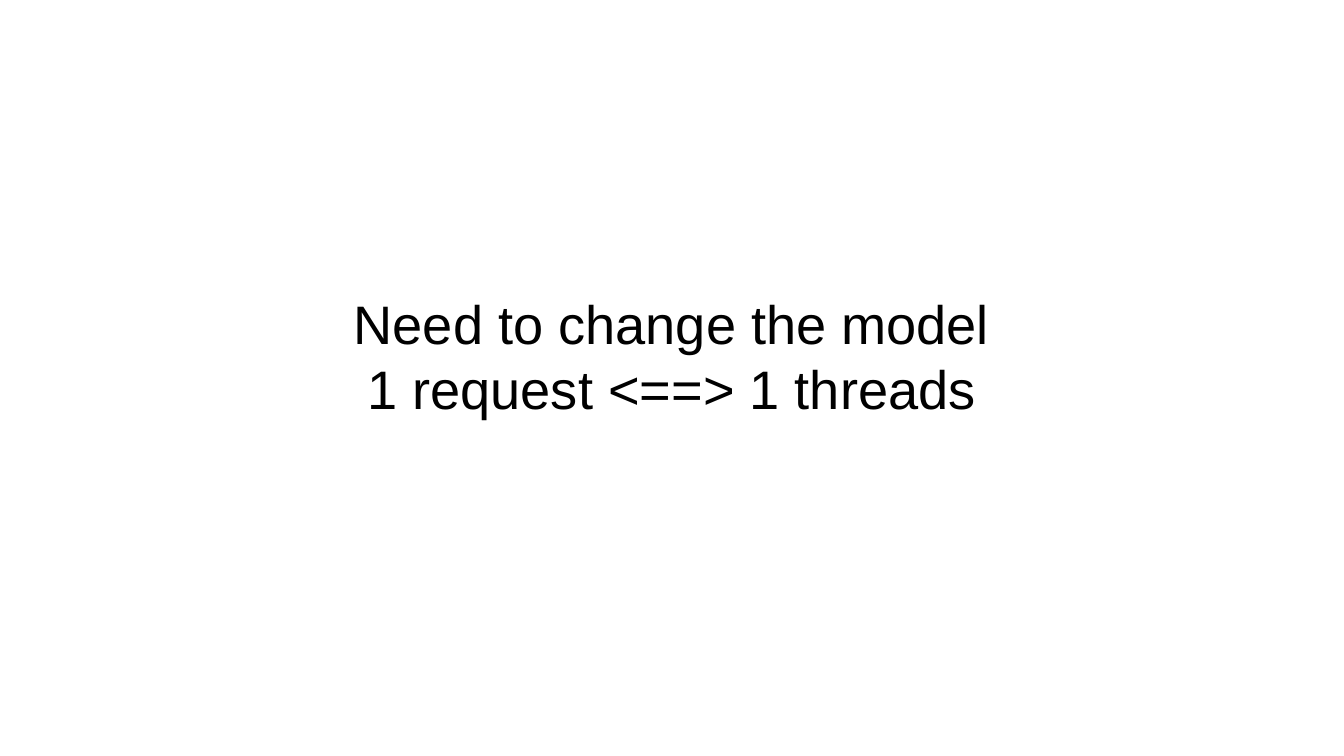
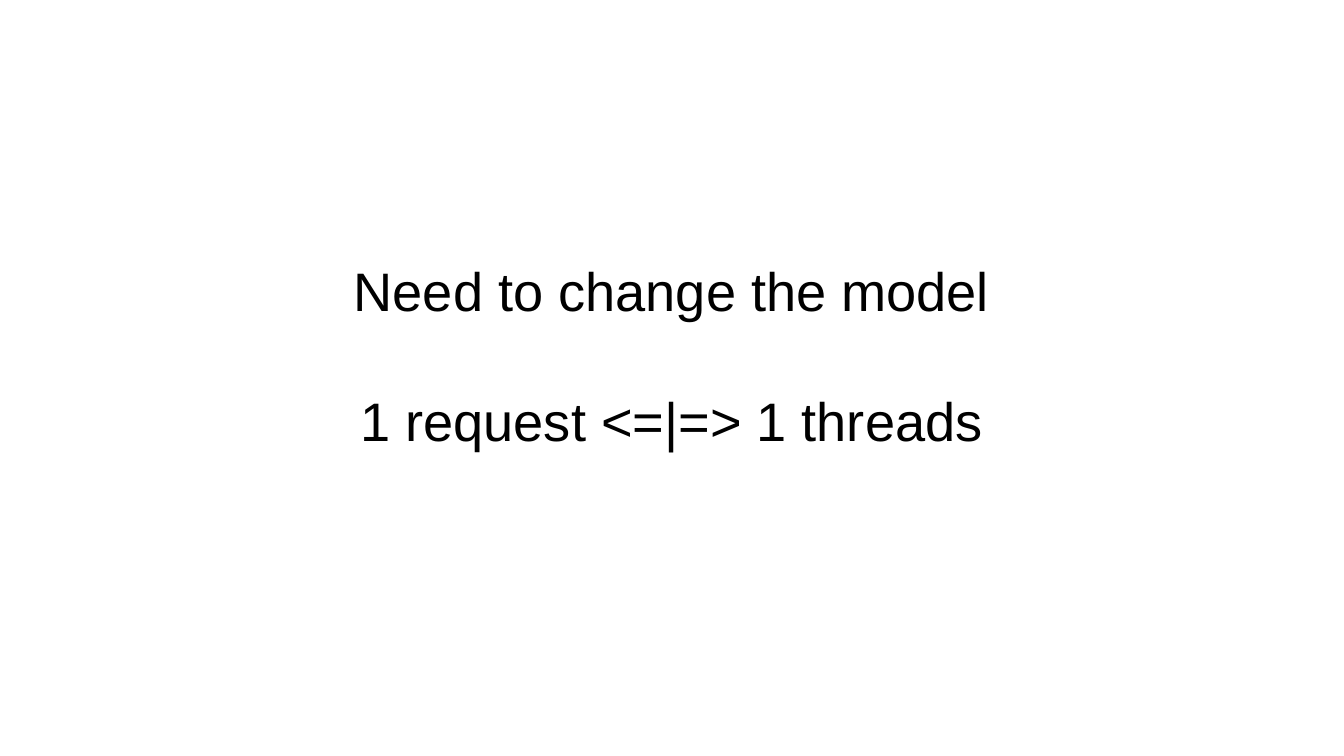
Before and after one commit to forax/loom-fiber, a slide deck: slide 9 of loom is looming.odp. Drawn at 1344x756 pixels with LibreOffice and Linux fonts; fonts in the diff are those of the drawing. Boxes give left, top, right and bottom in pixels: in the first picture for what was removed or moved away, otherwise in the second. Text is boxed around its words. In the diff, an @@ line names an element or a change of style, - is before the commit and + after.

```diff
--- a/loom is looming.odp
+++ b/loom is looming.odp
@@ subtitle at <box>360,401,983,451</box>: text changed @@
-1 request <==> 1 threads
+1 request <=|=> 1 threads
```
Also in this commit, not shown: 2 other slides changed, 1 slide added, 1 slide removed, 1 other file.
